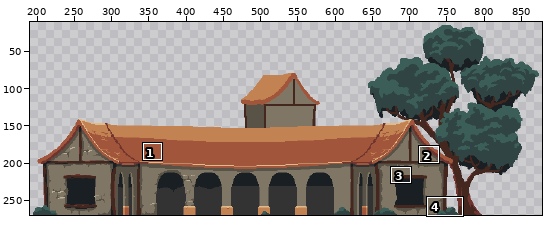
Pixel-art file, stored at Assets/Artwork/Buildings/BarracksOutside.aseprite. The first picture is a wide view before the edit; the outline marks the close-up.
Close-up. Before the edit:
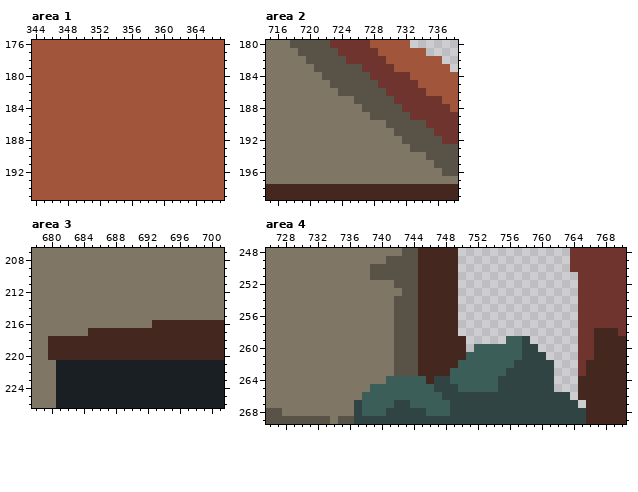
960x270 pixels, 1 frame. Shown: area 1: x 344..367, y 176..195; area 2: x 715..738, y 180..199; area 3: x 678..701, y 207..226; area 4: x 726..770, y 248..269. The wide view leaves out empty margins. The commit also changed other parts of the picture, which this record leaves out.
New version:
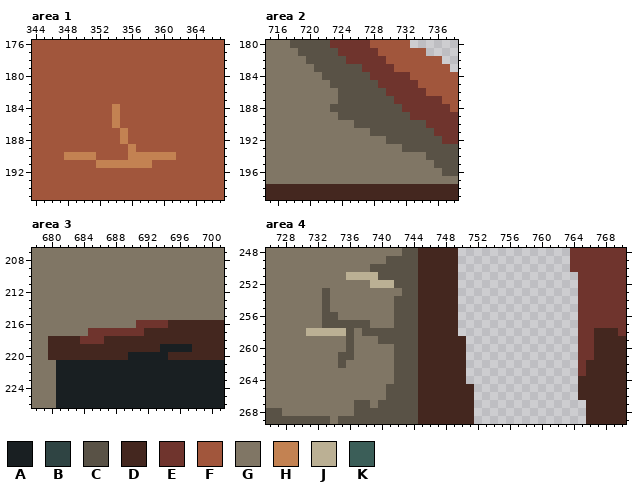
Palette (. is transparent): A #191f22  B #2f4443  C #595246  D #44271f  E #6f342d  F #a1563c  G #807665  H #c38252  J #bbb094  K #3b5e58
Edits made:
layer "Addons" now hidden
--- area 1, layer "Building"
@@ x 344..367 @@
 183 FFFFFFFFFFFFFFFFFFFFFFFF
-184 FFFFFFFFFFFFFFFFFFFFFFFF
-185 FFFFFFFFFFFFFFFFFFFFFFFF
-186 FFFFFFFFFFFFFFFFFFFFFFFF
-187 FFFFFFFFFFFFFFFFFFFFFFFF
-188 FFFFFFFFFFFFFFFFFFFFFFFF
-189 FFFFFFFFFFFFFFFFFFFFFFFF
-190 FFFFFFFFFFFFFFFFFFFFFFFF
-191 FFFFFFFFFFFFFFFFFFFFFFFF
+184 FFFFFFFFFFHFFFFFFFFFFFFF
+185 FFFFFFFFFFHFFFFFFFFFFFFF
+186 FFFFFFFFFFHFFFFFFFFFFFFF
+187 FFFFFFFFFFFHFFFFFFFFFFFF
+188 FFFFFFFFFFFHFFFFFFFFFFFF
+189 FFFFFFFFFFFFHFFFFFFFFFFF
+190 FFFFHHHHFFFFHHHHHHFFFFFF
+191 FFFFFFFFHHHHHHHFFFFFFFFF
 192 FFFFFFFFFFFFFFFFFFFFFFFF
--- area 2, layer "Building"
@@ x 721..734 @@
 186 GGGCCCCCCEEEEE
-187 GGGGGCCCCCEEEE
-188 GGGGGGCCCCCEEE
-189 GGGGGGGCCCCCEE
-190 GGGGGGGGGCCCCC
-191 GGGGGGGGGGCCCC
-192 GGGGGGGGGGGCCC
-193 GGGGGGGGGGGGCC
+187 GGGCCCCCCCEEEE
+188 GGCCCCCCCCCEEE
+189 GGGCCCCCCCCCEE
+190 GGGGGCCCCCCCCC
+191 GGGGGGGCCCCCCC
+192 GGGGGGGGGCCCCC
+193 GGGGGGGGGGGCCC
 194 GGGGGGGGGGGGGG
--- area 3, layer "Building"
@@ x 678..701 @@
 215 GGGGGGGGGGGGGGGGGGGGGGGG
-216 GGGGGGGGGGGGGGGDDDDDDDDD
-217 GGGGGGGDDDDDDDDDDDDDDDDD
-218 GGDDDDDDDDDDDDDDDDDDDDDD
-219 GGDDDDDDDDDDDDDDDDDDDDDD
-220 GGDDDDDDDDDDDDDDDDDDDDDD
+216 GGGGGGGGGGGGGEEEEDDDDDDD
+217 GGGGGGGEEEEEEEDDDDDDDDDD
+218 GGDDDDEEEDDDDDDDDDDDDDDD
+219 GGDDDDDDDDDDDDDDAAAADDDD
+220 GGDDDDDDDDDDAAAAADDDDDDD
 221 GGGAAAAAAAAAAAAAAAAAAAAA
--- area 4
@@ x 726..770 @@
 250 GGGGGGGGGGGGGCCCCCCDDDDD..............EEEEEEE
-251 GGGGGGGGGGGGGCCCCCCDDDDD...............EEEEEE
-252 GGGGGGGGGGGGGGGGCCCDDDDD...............EEEEEE
-253 GGGGGGGGGGGGGGGGGCCDDDDD...............EEEEEE
-254 GGGGGGGGGGGGGGGGCCCDDDDD...............EEEEEE
-255 GGGGGGGGGGGGGGGGCCCDDDDD...............EEEEEE
-256 GGGGGGGGGGGGGGGGCCCDDDDD...............EEEEEE
-257 GGGGGGGGGGGGGGGGCCCDDDDD...............EEEEEE
-258 GGGGGGGGGGGGGGGGCCCDDDDD...............EEDDDE
-259 GGGGGGGGGGGGGGGGCCCDDDDDD.....KKB......EEDDDD
-260 GGGGGGGGGGGGGGGGCCCDDDDDD.KKKKKKBB.....EEDDDD
-261 GGGGGGGGGGGGGGGGCCCDDDDDDKKKKKKKBBB....EEDDDD
-262 GGGGGGGGGGGGGGGGCCCDDDDDKKKKKKKBBBBB...EDDDDD
-263 GGGGGGGGGGGGGGGGCCCDDDDKKKKKKKBBBBBB...EDDDDD
-264 GGGGGGGGGGGGGGGKKKKKDBBKKKKKKBBBBBBB...DDDDDD
-265 GGGGGGGGGGGGGKKKKKKKKBBBKKKKKBBBBBBB...DDDDDD
-266 GGGGGGGGGGGGKKKKKKKKKKBBBBBBBBBBBBBBBB.DDDDDD
-267 GGGGGGGGGGGBKKKKBBKKKKKBBBBBBBBBBBBBBBB.DDDDD
-268 CCGGGGGGGGGBKKKBBBBBKKKBBBBBBBBBBBBBBBBBDDDDD
-269 CCCCCCCCGCCBBBBBBBBBBBBBBBBBBBBBBBBBBBBBDDDDD
+251 GGGGGGGGGGJJJJCCCCCDDDDD...............EEEEEE
+252 GGGGGGGGGGGGGJJJCCCDDDDD...............EEEEEE
+253 GGGGGGGCGGGGGGGGGCCDDDDD...............EEEEEE
+254 GGGGGGGCGGGGGGGGCCCDDDDD...............EEEEEE
+255 GGGGGGGCGGGGGGGGCCCDDDDD...............EEEEEE
+256 GGGGGGGCCGGGGGGGCCCDDDDD...............EEEEEE
+257 GGGGGGGCCCCCCGGGCCCDDDDD...............EEEEEE
+258 GGGGGJJJJJCGCCCCCCCDDDDD...............EEDDDE
+259 GGGGGGGGGGCGGGCCCCCDDDDDD..............EEDDDD
+260 GGGGGGGGGGCGGGGGCCCDDDDDD..............EEDDDD
+261 GGGGGGGGGCCGGGGGCCCDDDDDD..............EEDDDD
+262 GGGGGGGGGCGGGGGGCCCDDDDDD..............EDDDDD
+263 GGGGGGGGGGGGGGGGCCCDDDDDD..............EDDDDD
+264 GGGGGGGGGGGGGGGGCCCDDDDDD..............DDDDDD
+265 GGGGGGGGGGGGGGGCCCCDDDDDDD.............DDDDDD
+266 GGGGGGGGGGGGGGGCCCCDDDDDDD.............DDDDDD
+267 GGGGGGGGGGGCCGCCCCCDDDDDDD..............DDDDD
+268 CCGGGGGGGGGCCCCCCCCDDDDDDD..............DDDDD
+269 CCCCCCCCGCCCCCCCCCCDDDDDDD..............DDDDD
